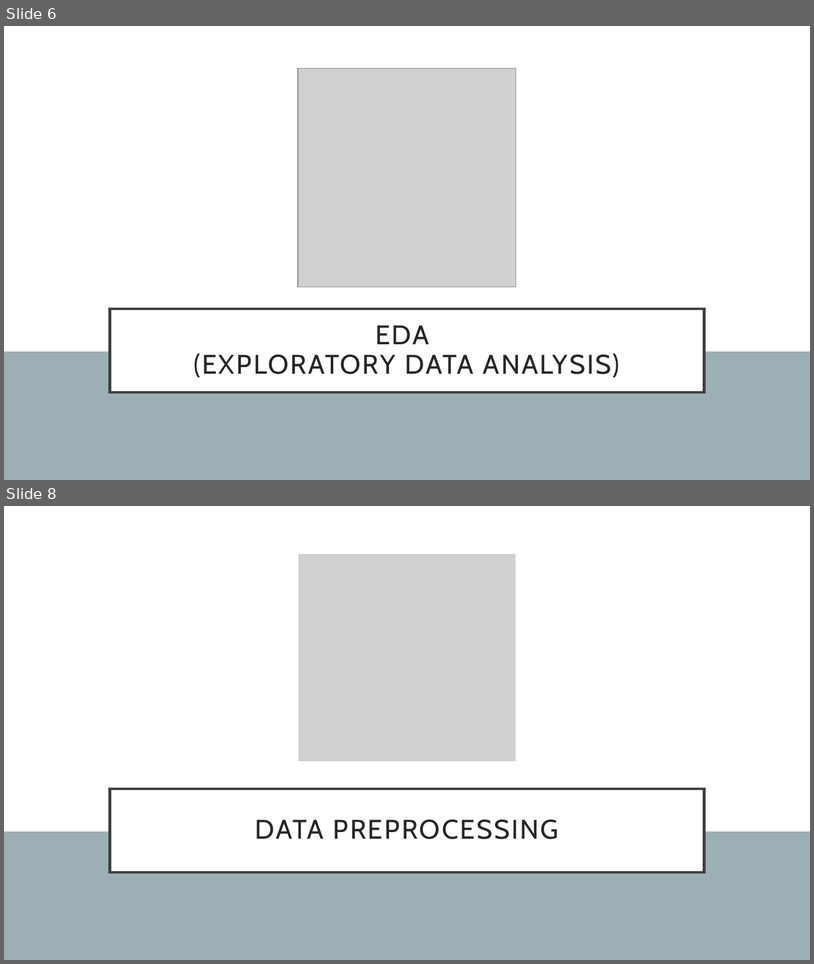
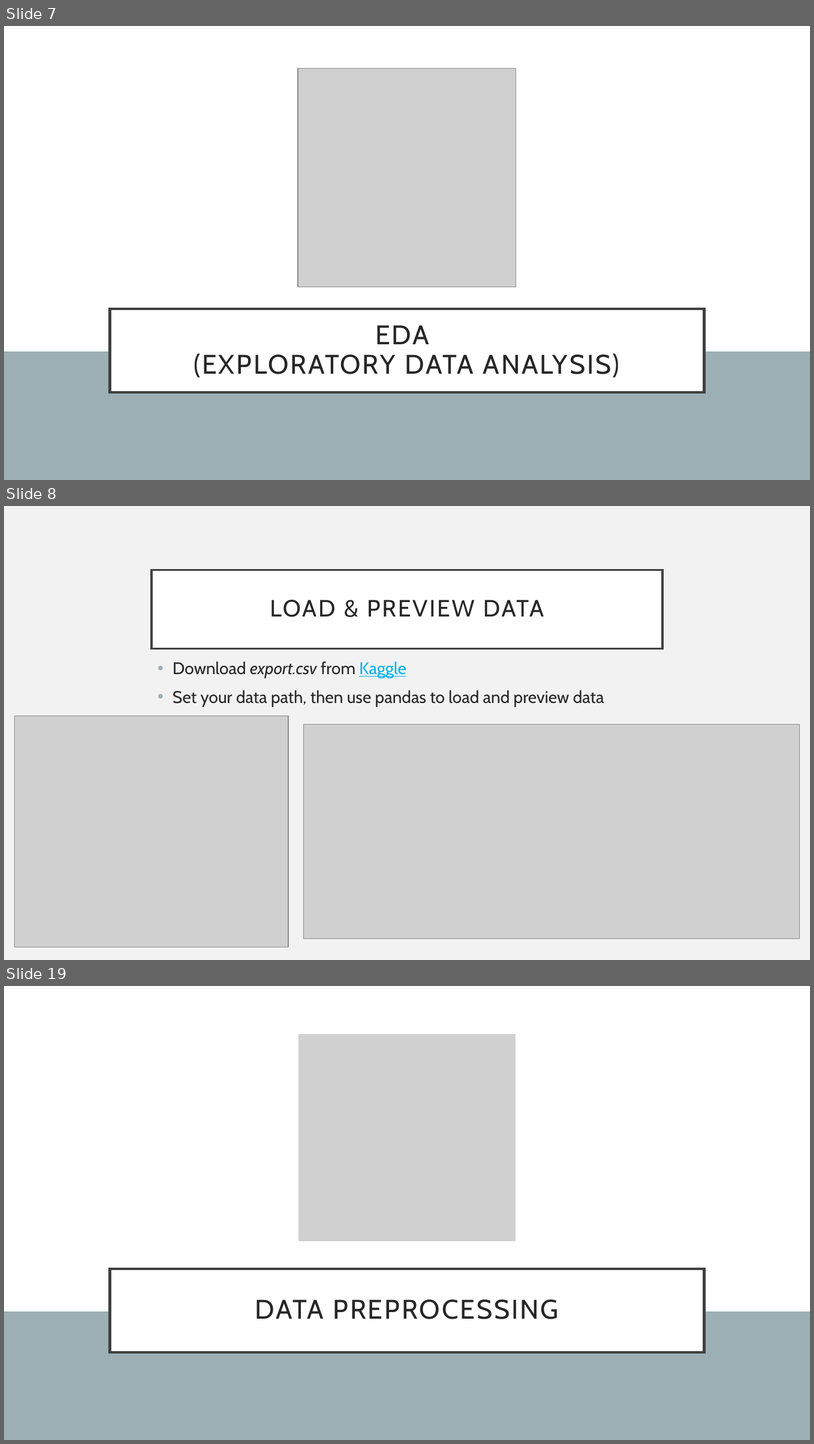
Before and after one commit to chelseanbr/aih-eda-modeling, a slide deck: aih-sl-tutorial.pptx. Shown one above the other, each under a label of ours: slides 6 and 8 before the commit, slides 7, 8 and 19 after it; the slides between them are not shown. The pictures are 814x964 and 814x1444 pixels, drawn with LibreOffice and Linux fonts; fonts in the diff are those of the drawing; grey boxes stand for pictures. Boxes give left, top, right and bottom in pixels: in the first picture for what was removed or moved away, otherwise in the second. Text is boxed around its words. In the diff, an @@ line names an element or a change of style, - is before the commit and + after.

```diff
--- a/aih-sl-tutorial.pptx
+++ b/aih-sl-tutorial.pptx
@@ slide 8 added at (x1=4, y1=506, x2=810, y2=960), background #F2F2F2 @@
@@ title added at (x1=152, y1=570, x2=663, y2=648), fill #FFFFFF, outline #404040 2.5 pt, 28 pt, text #262626 @@
+LOAD & PREVIEW DATA
@@ text added at (x1=173, y1=661, x2=605, y2=706), 20 pt, text #262626 @@
+• Download export.csv from Kaggle
+• Set your data path, then use pandas to load and preview data
@@ picture added at (x1=15, y1=715, x2=289, y2=946) @@
@@ picture added at (x1=304, y1=724, x2=800, y2=938) @@
@@ what was slide 6 is now slide 7 @@
@@ what was slide 8 is now slide 19 @@
```
Also in this commit, not shown: 2 slides changed, 11 other slides added, 1 slide removed, 1 other file.
